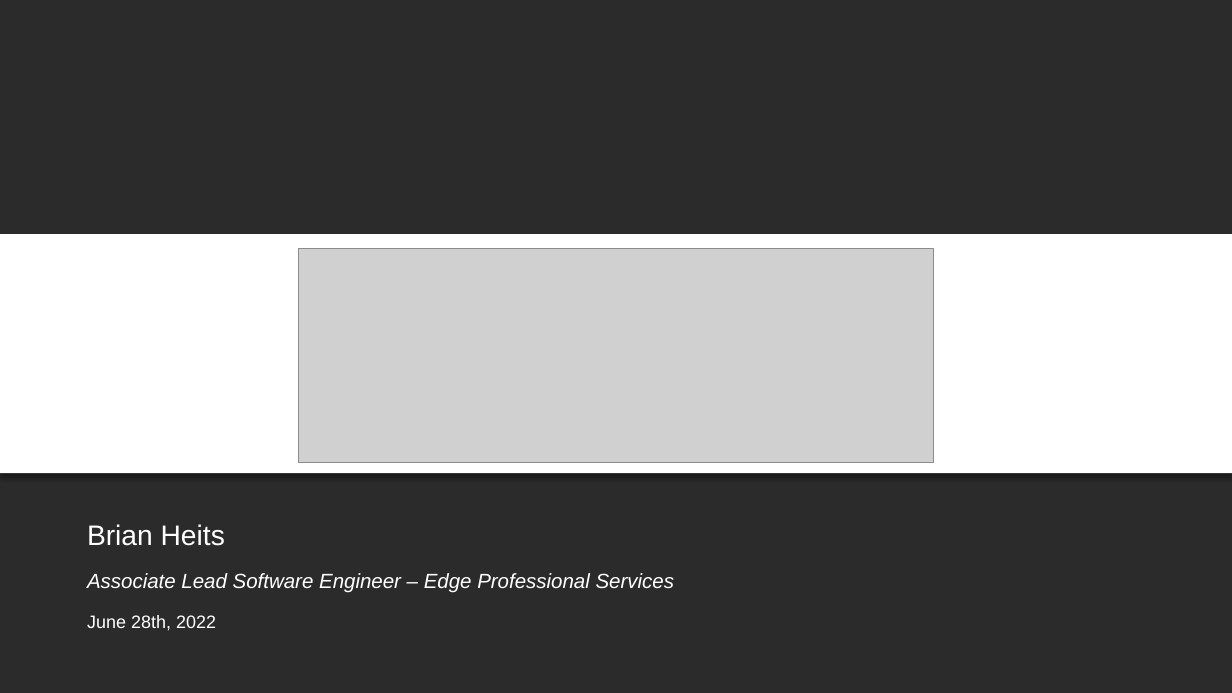
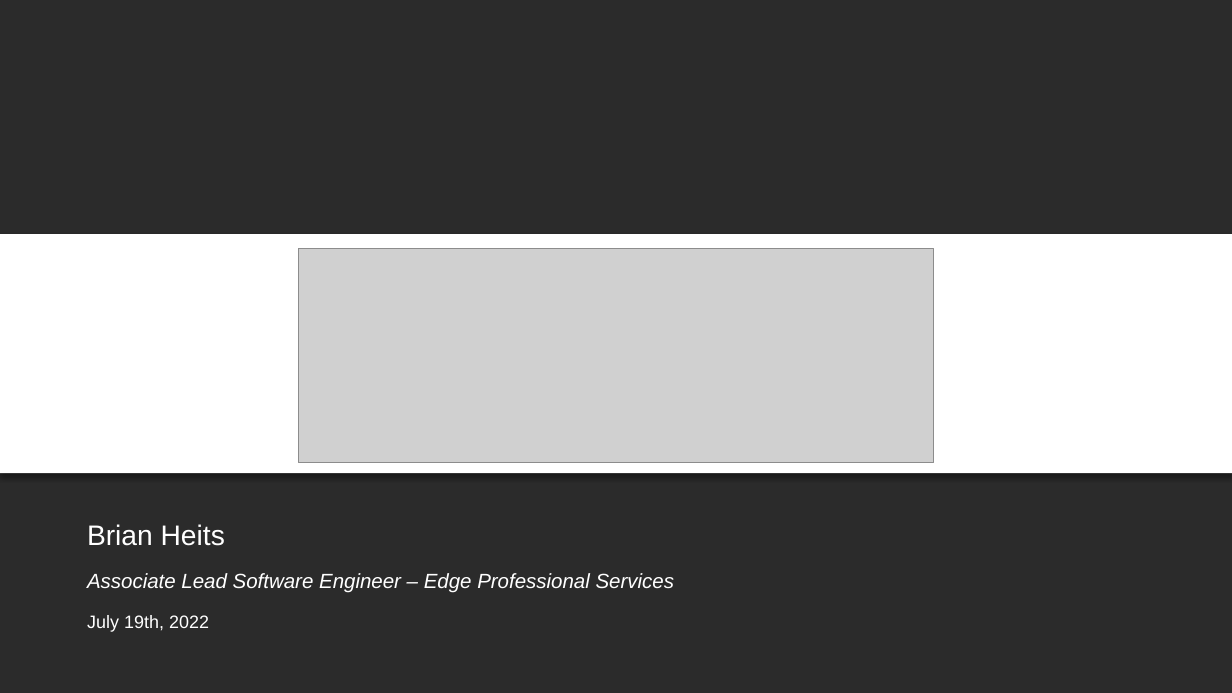
Before and after one commit to BH018364/SMART-on-FHIR-Training, a slide deck: slide 1 of SMART on FHIR Primer.pptx. Drawn at 1232x693 pixels with LibreOffice and Linux fonts; fonts in the diff are those of the drawing; grey boxes stand for pictures; background and template pictures are left out; a plain dark background stands for a picture behind light text. Boxes give left, top, right and bottom in pixels: in the first picture for what was removed or moved away, otherwise in the second. Text is boxed around its words. In the diff, an @@ line names an element or a change of style, - is before the commit and + after.

Commit message:
NIRH_CD July 2022 Updates

```diff
--- a/SMART on FHIR Primer.pptx
+++ b/SMART on FHIR Primer.pptx
@@ text at (x1=87, y1=615, x2=209, y2=632): text changed @@
-June 28th, 2022
+July 19th, 2022
```
Also in this commit, not shown: 1 other file.
